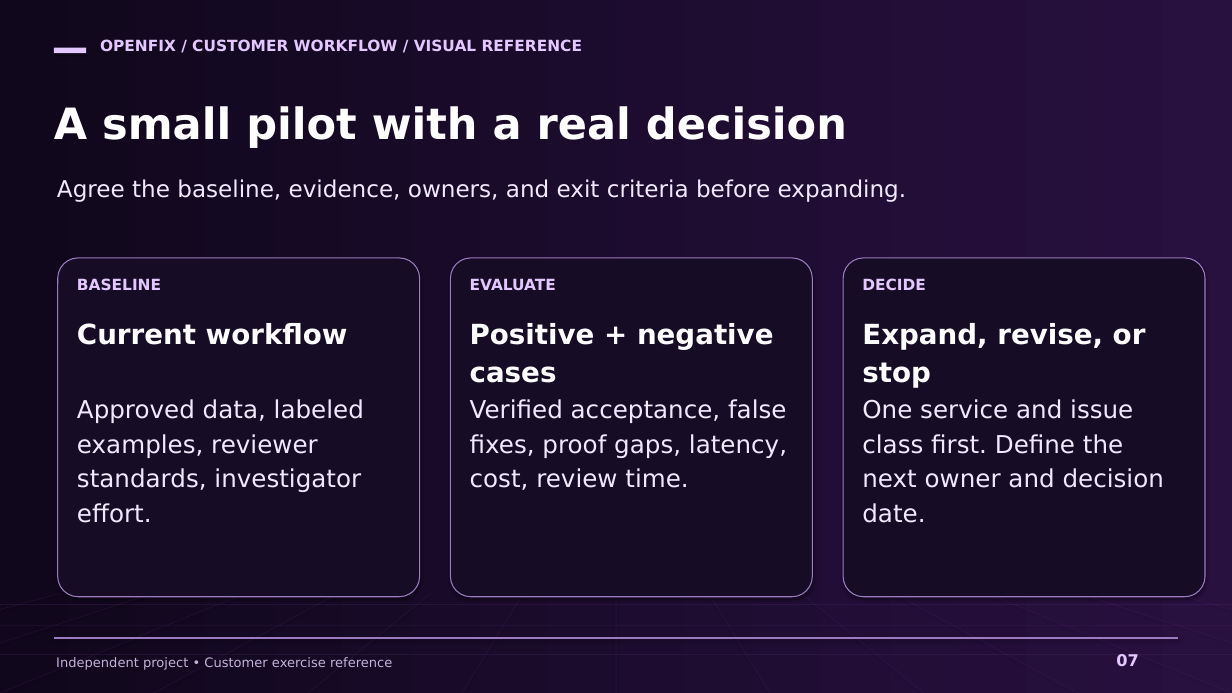
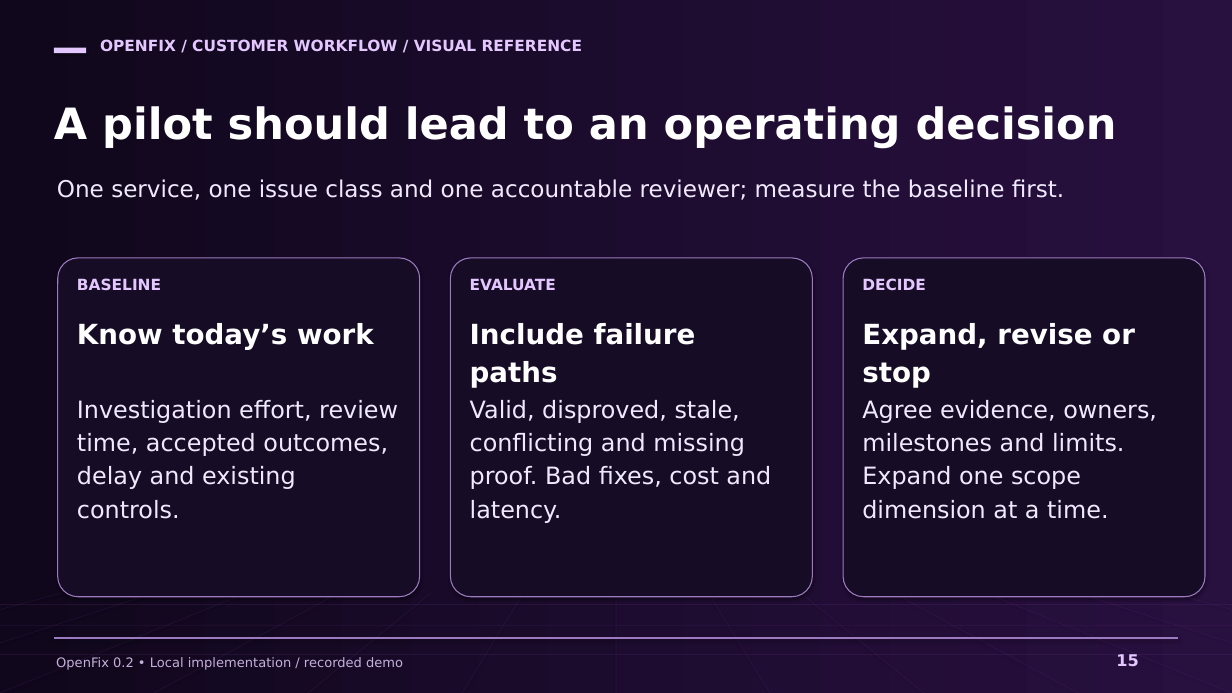
Before and after one commit to markusweldon/openfix, a slide deck: slide 15 of docs/prep/openfix-customer-workflow.pptx (slide 7 before the commit). Drawn at 1232x693 pixels with LibreOffice and Linux fonts; fonts in the diff are those of the drawing. Boxes give left, top, right and bottom in pixels: in the first picture for what was removed or moved away, otherwise in the second. Text is boxed around its words. In the diff, an @@ line names an element or a change of style, - is before the commit and + after.

Commit message:
Build OpenFix 0.2 findings intelligence and controlled remediation workflow
Integrate multi-source import, provenance-aware enrichment, persistent cases, scoped validation, exact-patch verification and review into the default CLI. Add a real local workbench, native-agent task packets, explicitly authorized Cursor draft publication, and a reproducible failure-path demo.

Refresh README, contracts, architecture, roadmap and the 16-slide purple visual pack. Validate with 44 tests, TypeScript checks, build and browser smoke checks.

```diff
--- a/docs/prep/openfix-customer-workflow.pptx
+++ b/docs/prep/openfix-customer-workflow.pptx
@@ text at bbox=[54, 106, 1117, 148]: text changed @@
-A small pilot with a real decision
+A pilot should lead to an operating decision
@@ text at bbox=[57, 179, 1064, 200]: text changed @@
-Agree the baseline, evidence, owners, and exit criteria before expanding.
+One service, one issue class and one accountable reviewer; measure the baseline first.
@@ text at bbox=[77, 323, 374, 349]: text changed @@
-Current workflow
+Know today’s work
@@ text at bbox=[470, 323, 696, 388]: text changed @@
-Positive + negative
-cases
+Include failure
+paths
@@ text at bbox=[862, 323, 1135, 349]: text changed @@
-Expand, revise, or
+Expand, revise or
@@ text at bbox=[77, 400, 398, 519]: text changed; size 23 to 22.3 pt @@
-Approved data, labeled
-examples, reviewer
-standards, investigator
-effort.
+Investigation effort, review
+time, accepted outcomes,
+delay and existing
+controls.
@@ text at bbox=[470, 400, 771, 523]: text changed; size 23 to 22.3 pt @@
-Verified acceptance, false
-fixes, proof gaps, latency,
-cost, review time.
+Valid, disproved, stale,
+conflicting and missing
+proof. Bad fixes, cost and
+latency.
@@ text at bbox=[862, 400, 1157, 519]: text changed; size 23 to 22.3 pt @@
-One service and issue
-class first. Define the
-next owner and decision
-date.
+Agree evidence, owners,
+milestones and limits.
+Expand one scope
+dimension at a time.
@@ text at bbox=[56, 657, 403, 670]: text changed @@
-Independent project • Customer exercise reference
+OpenFix 0.2 • Local implementation / recorded demo
@@ text at bbox=[1116, 654, 1138, 666]: text changed @@
-07
+15
```
Also in this commit, not shown: 7 other slides changed, 8 slides added, 8 slides removed, 56 other files.
